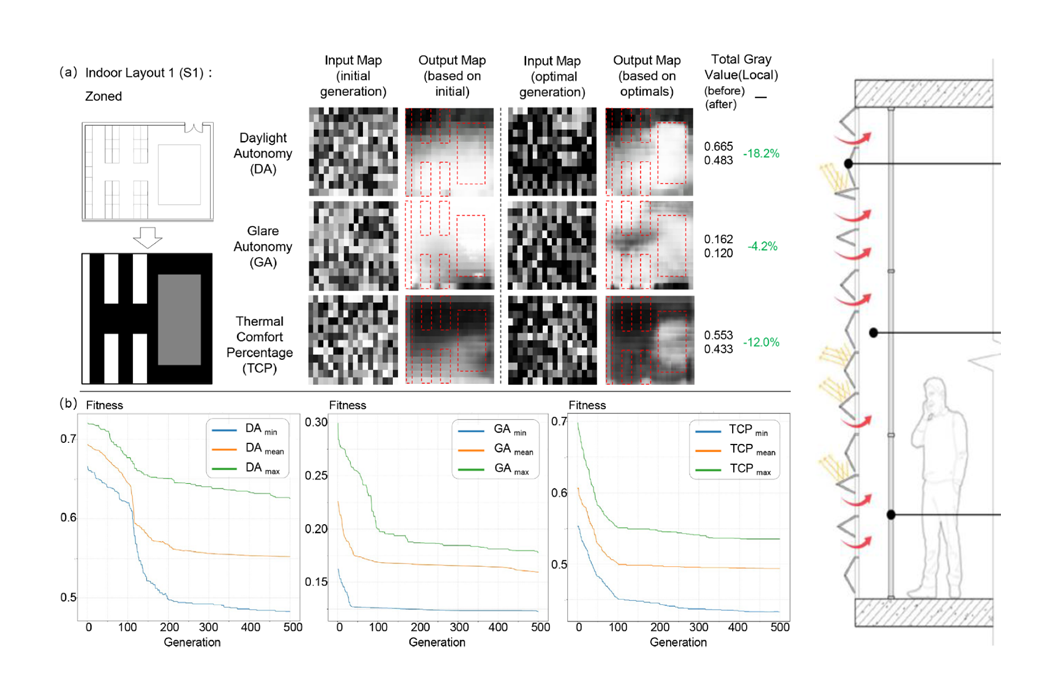
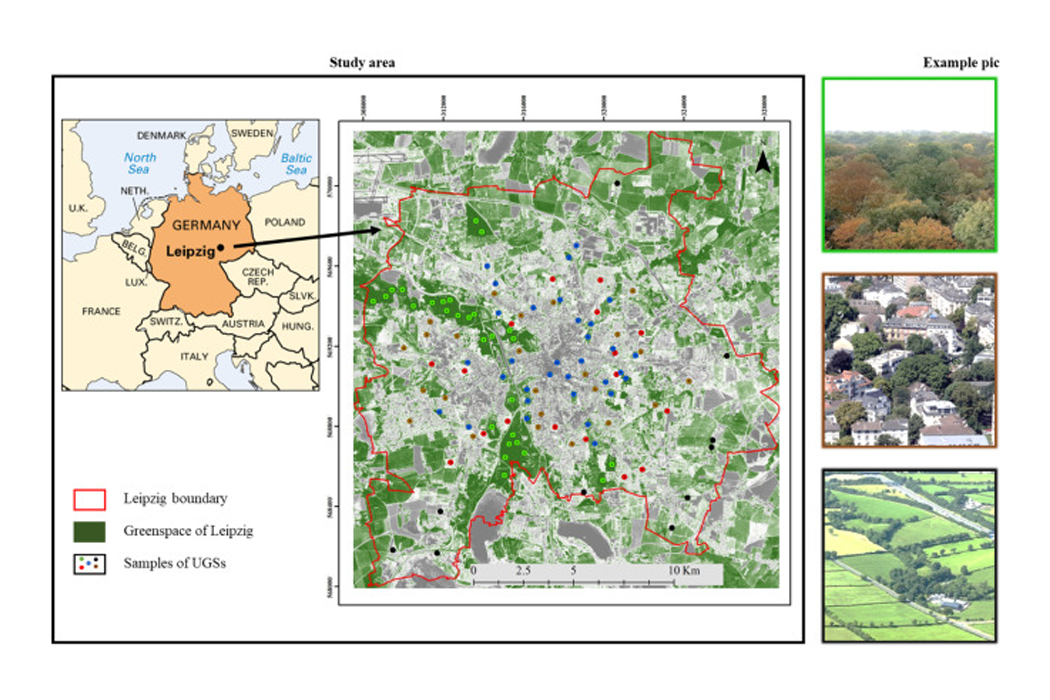
Layers edited between the first and the second 1050px x 700px image:
painted on "图层 2" over (x1=50, y1=50, x2=1001, y2=648)
removed layer "图层 1" over (x1=50, y1=50, x2=799, y2=648)
